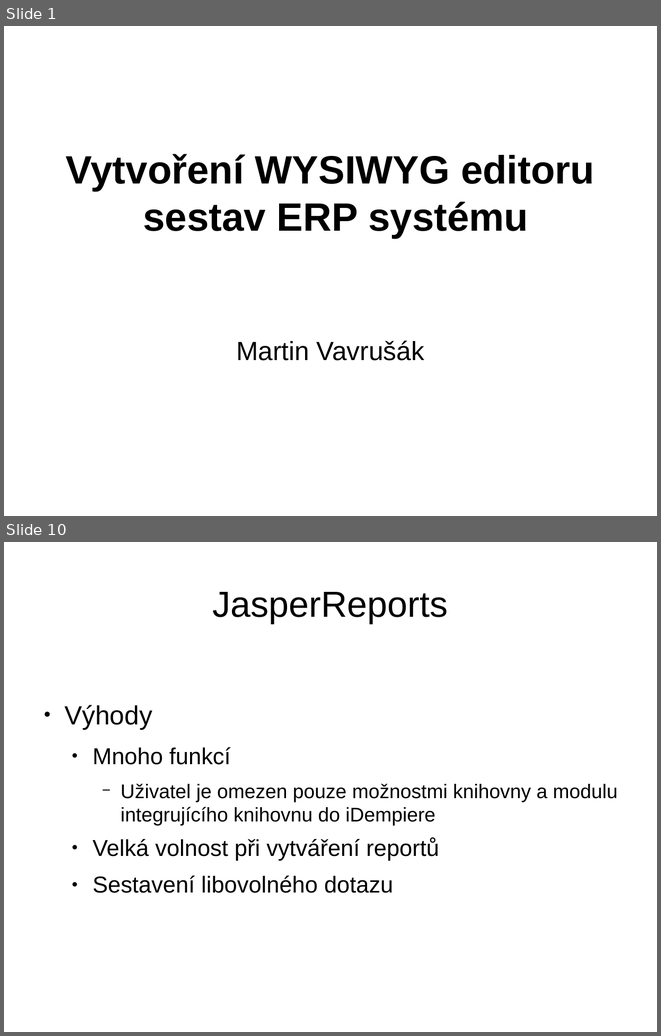
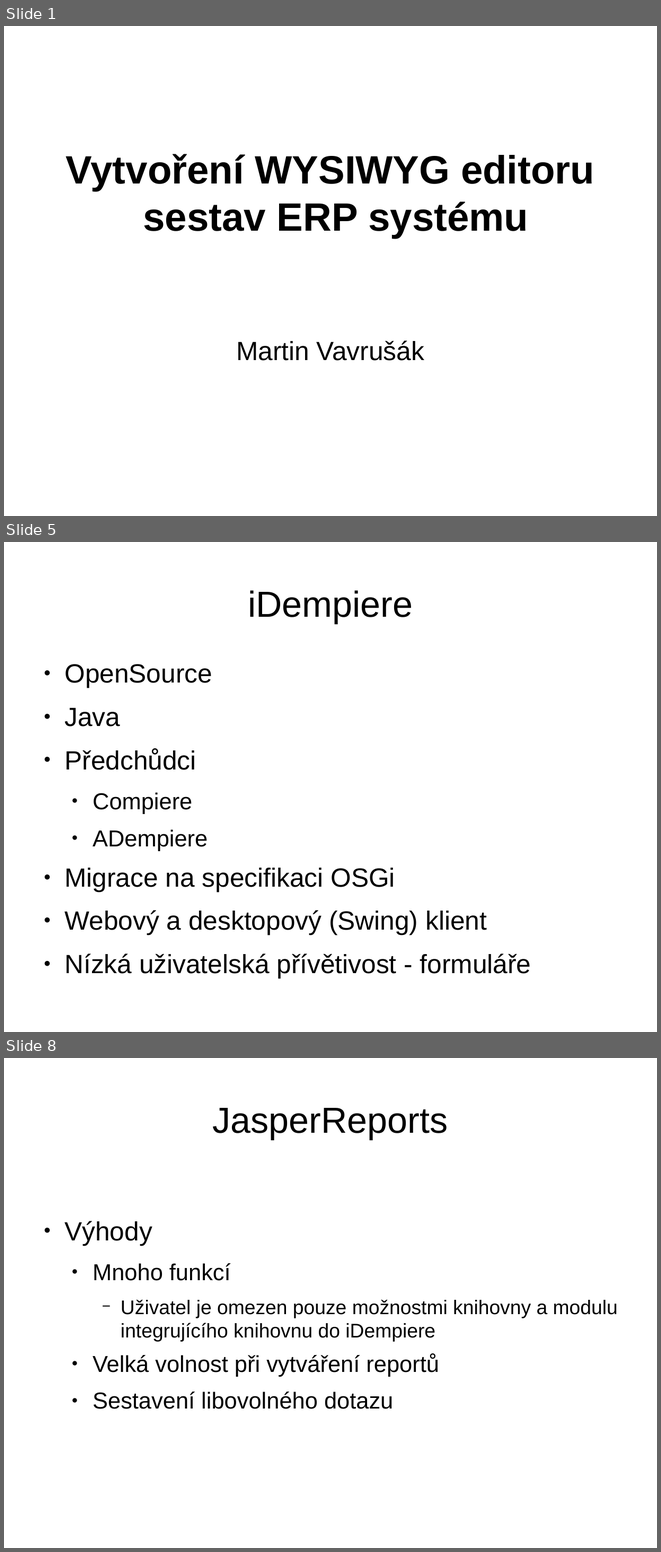
Before and after one commit to martin-vavrusak/mgr_statnice, a slide deck: !prezentace/vavrusak_WYSIVYG.odp. Shown one above the other, each under a label of ours: slides 1 and 10 before the commit, slides 1, 5 and 8 after it; the slides between them are not shown. The pictures are 661x1036 and 661x1552 pixels, drawn with LibreOffice and Linux fonts; fonts in the diff are those of the drawing. Boxes give left, top, right and bottom in pixels: in the first picture for what was removed or moved away, otherwise in the second. Text is boxed around its words. In the diff, an @@ line names an element or a change of style, - is before the commit and + after.

```diff
--- a/!prezentace/vavrusak_WYSIVYG.odp
+++ b/!prezentace/vavrusak_WYSIVYG.odp
@@ slide 5 added at bbox=[4, 542, 657, 1032], background #FFFFFF @@
@@ title added at bbox=[248, 590, 413, 623], 44 pt, text #000000 @@
+iDempiere
@@ text added at bbox=[64, 664, 531, 978], 32 pt, text #000000 @@
+● OpenSource
+● Java
+● Předchůdci
+  ● Compiere
+  ● ADempiere
+● Migrace na specifikaci OSGi
+● Webový a desktopový (Swing) klient
+● Nízká uživatelská přívětivost - formuláře
@@ what was slide 10 is now slide 8 @@
```
Also in this commit, not shown: 8 slides changed, 5 other slides added, 12 slides removed.
